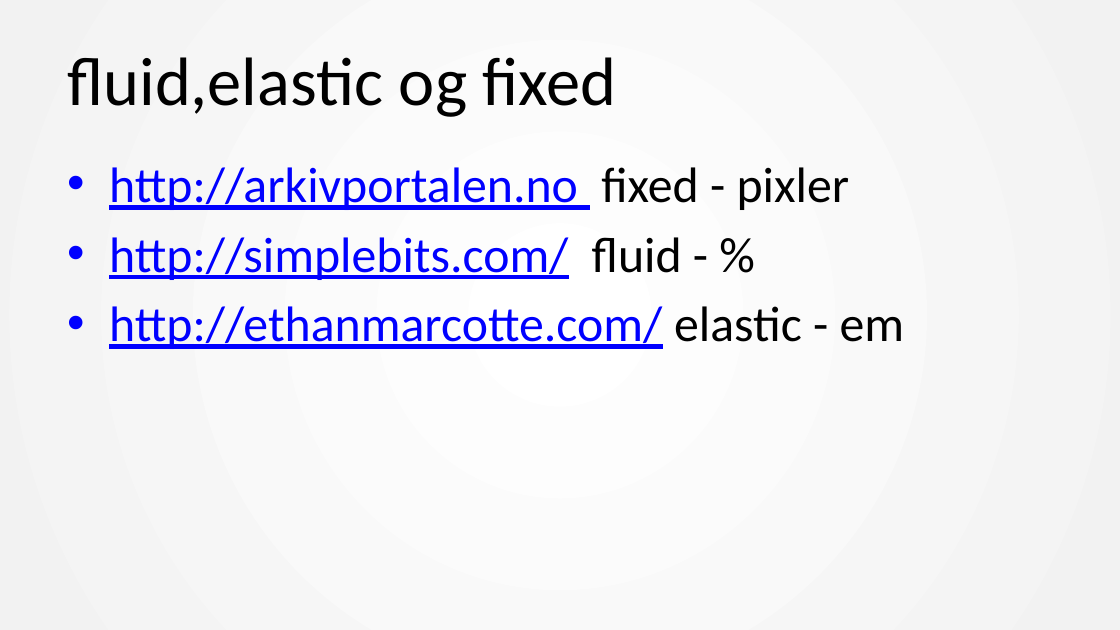
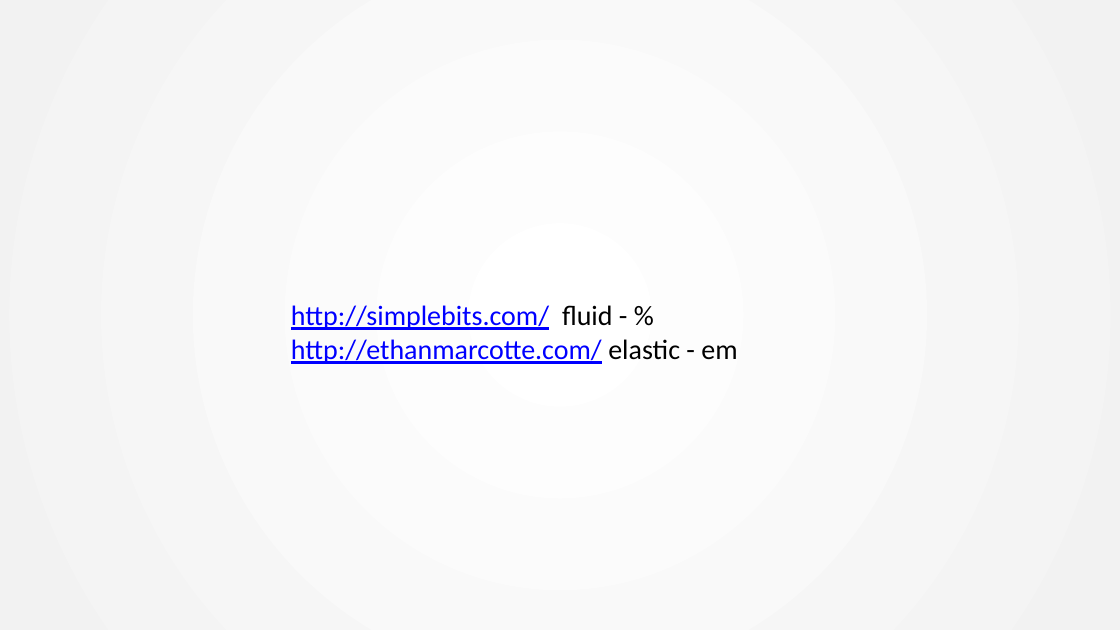
Before and after one commit to mesan/css-kurs, a slide deck: slide 39 of Foiler/1. CSS basic.pptx (slide 33 before the commit). Drawn at 1120x630 pixels with LibreOffice and Linux fonts; fonts in the diff are those of the drawing. Boxes give left, top, right and bottom in pixels: in the first picture for what was removed or moved away, otherwise in the second. Text is boxed around its words. In the diff, an @@ line names an element or a change of style, - is before the commit and + after.

```diff
--- a/Foiler/1. CSS basic.pptx
+++ b/Foiler/1. CSS basic.pptx
@@ title removed at box(67, 57, 617, 117) @@
-fluid,elastic og fixed
@@ text at box(109, 167, 850, 210): paragraph removed @@
-• http://arkivportalen.no fixed - pixler
@@ text "http://simplebits.com/ fluid - %": place and size @@
-text "http://simplebits.com/ fluid - %" at box(109, 167, 905, 349)
+text "http://simplebits.com/ fluid - %" at box(291, 305, 737, 364)
@@ text "http://simplebits.com/ fluid - %" at box(291, 305, 737, 364): size 32 to 18 pt; bullet • to none; less space between paragraphs @@
```
Also in this commit, not shown: 7 other slides changed, 8 slides added, 2 slides removed, 2 other files.
